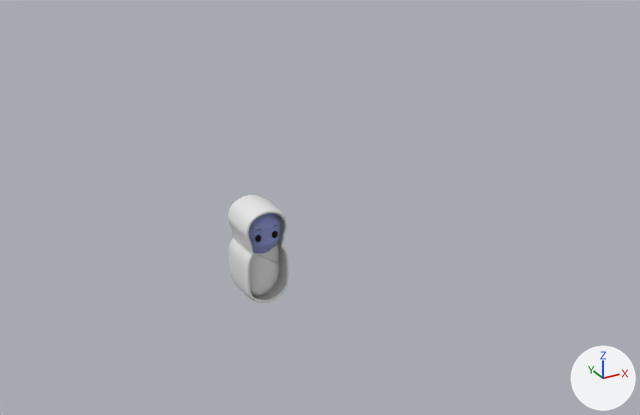
The Blender file Quem_sou_eu/Projeto Geral/Personagens/jorgebebe.blend, before and after one commit.
One viewpoint serves both versions: a 50 mm lens placed at (-3.41, -7.47, 5.23), pointed at (0.77, 0.14, 1.43). Every picture has the same lights, and +X, +Y and +Z are marked at lower right.
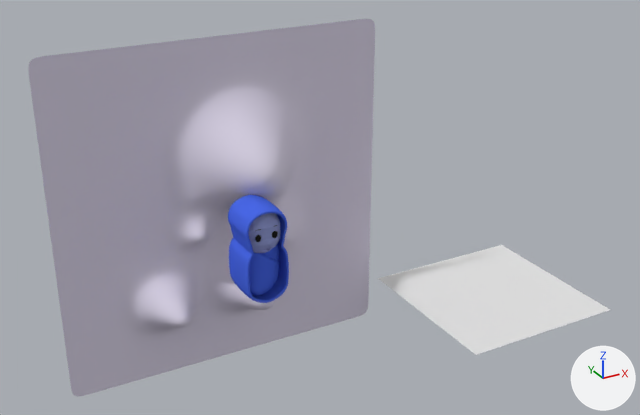
What differs and where, as boxes (x1, y1, x2, y2) in the pictures (640 x 415 px):
'Plane', added
    after: (28, 19, 375, 396)
'Plane.001', added
    after: (378, 245, 610, 355)
'Cube', recoloured (white to blue)
    both: (228, 195, 289, 303)
'Cube.001', recoloured (white to blue)
    both: (249, 253, 279, 295)

The change, as a list of edits to the scene's bpy script:
```text
Add mat_blue:
    mat_blue = diffuse_material('Blue')
    mat_blue.base_color = (0.0685, 0.141, 0.8)  # blue #4a69e7
Add mat_material:
    mat_material = diffuse_material('Material')
    mat_material.base_color = (0.707, 0.661, 0.8)  # white #dbd4e7
Change me_cube_002:
    where me_cube_002.from_pydata(...)  # 28 vertices, 26 faces; spans x -1.49..1.27, y -1.0..1.0, z -1.0..0.57
    add me_cube_002.materials.append(mat_blue)  # blue #4a69e7
Change me_cube_001:
    where me_cube_001.from_pydata(...)  # 136 vertices, 118 faces; spans x -2.55..2.55, y -1.21..1.28, z -3.27..1.17
    add me_cube_001.materials.append(mat_blue)  # blue #4a69e7
Add me_plane:
    me_plane.from_pydata(...)  # 441 vertices, 400 faces; spans x -1.0..1.0, y -1.0..1.0, z -0.05..0.53
    me_plane.polygons.foreach_set('use_smooth', [True] * 400)
    me_plane.materials.append(mat_material)  # white #dbd4e7
Add me_plane_001:
    me_plane_001.from_pydata([(-1.0, -1.0, 0.0), (1.0, -1.0, 0.0), (-1.0, 1.0, 0.0), (1.0, 1.0, 0.0)], [], [(0, 1, 3, 2)])
Add ob_plane:
    ob_plane = bpy.data.objects.new('Plane', me_plane)
    ob_plane.location = (0.01, 0.921, 1.302)
    ob_plane.rotation_euler = (1.571, 0.0, 0.0)  # degrees (90, 0, 0)
    ob_plane.scale = (1.9, 1.9, 1.9)
    _m = ob_plane.modifiers.new('Subsurf', 'SUBSURF')
    _m.levels = 3
    _m.render_levels = 3
Add ob_plane_001:
    ob_plane_001 = bpy.data.objects.new('Plane.001', me_plane_001)
    ob_plane_001.location = (3.023, -0.103, -0.102)
```
